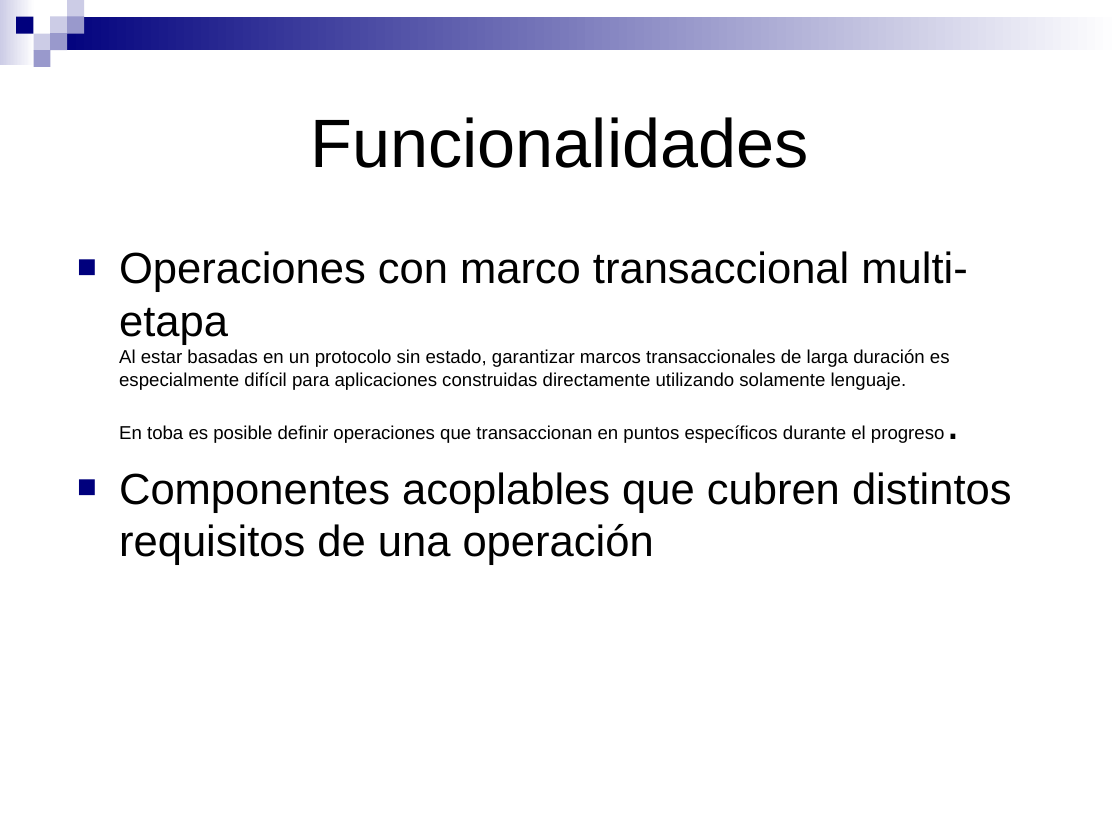
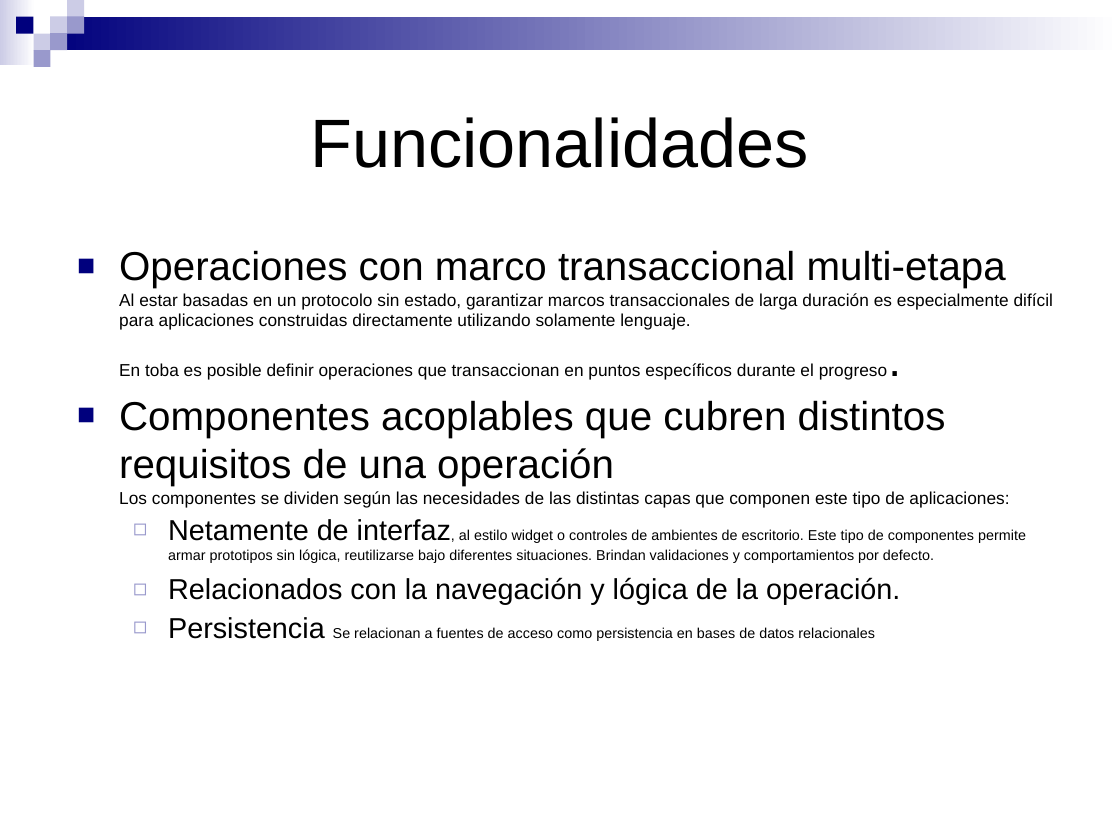
Before and after one commit to SIU-Toba/framework, a slide deck: slide 6 of doc/presentacion/Jornadas JAIIO.ppt. Drawn at 1120x840 pixels with LibreOffice and Linux fonts; fonts in the diff are those of the drawing. Boxes give left, top, right and bottom in pixels: in the first picture for what was removed or moved away, otherwise in the second. Text is boxed around its words. In the diff, an @@ line names an element or a change of style, - is before the commit and + after.

Commit message:
* Mejora al catalogo de items (saca fotos continuamente, guarda la ultima vista entre sesiones)  * Los eventos asociados a un ei se pueden ordenar  * El formulario_ml puede manejar su orden a partir de una columna extra en el pasaje de datos (falta trabajar mas sobre esto)  * Nueva version de la presentacion (vista con haydee)

```diff
--- a/doc/presentacion/Jornadas JAIIO.ppt
+++ b/doc/presentacion/Jornadas JAIIO.ppt
@@ text at box(119, 250, 1053, 380): size 28 to 25.9 pt in "Operaciones con marco transaccional multi-etapa"; size 12 to 11.1 pt in "Al estar basadas en un protocolo sin ..."; size 32 to 29.6 pt in "progreso." @@
@@ text at box(119, 400, 1026, 641): text changed; size 28 to 9.2 pt @@
-■ Componentes acoplables que cubren distintos requisitos de una operación
+■ Componentes acoplables que cubren distintos requisitos de una operación
+  Los componentes se dividen según las necesidades de las distintas capas que componen este tipo de aplicaciones:
+  ◻ Netamente de interfaz, al estilo widget o controles de ambientes de escritorio. Este tipo de componentes permite armar prototipos sin lógica, reutilizarse bajo diferentes situaciones. Brindan validaciones y comportamientos por defecto.
+  ◻ Relacionados con la navegación y lógica de la operación.
+  ◻ Persistencia Se relacionan a fuentes de acceso como persistencia en bases de datos relacionales
```
Also in this commit, not shown: 5 other slides changed, 1 slide added, 1 slide removed, 16 other files.
